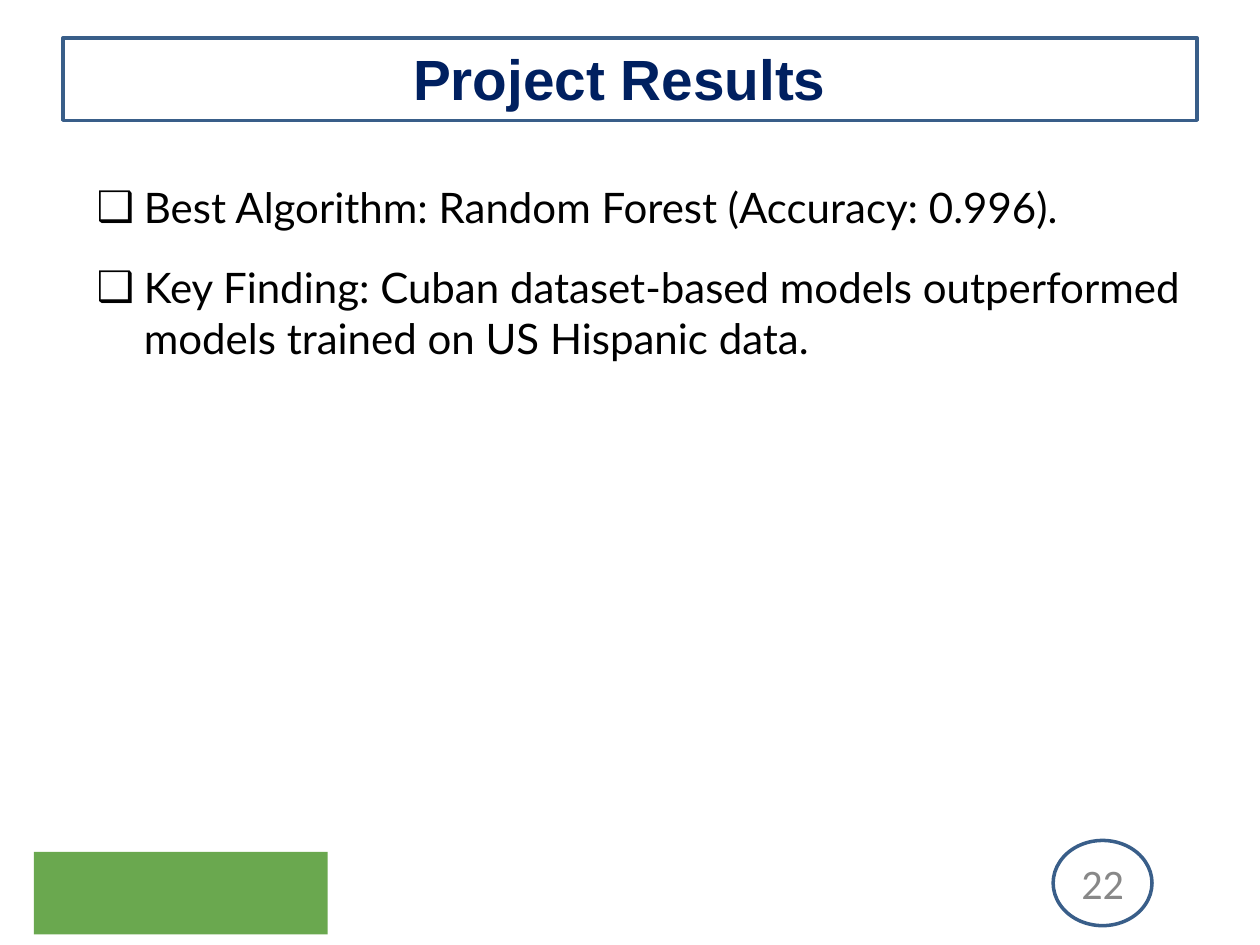
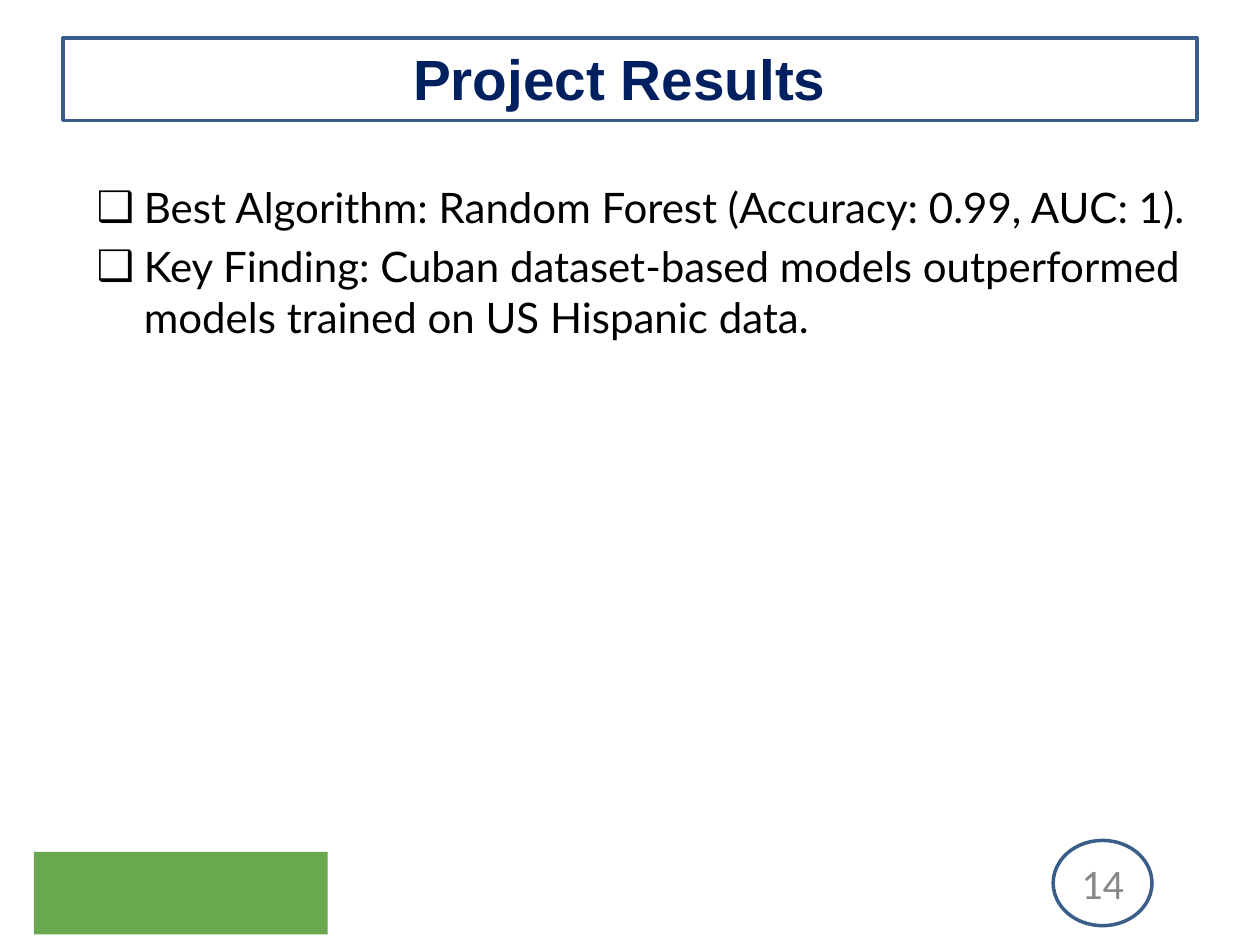
Before and after one commit to uginm102/MCSC-MUK, a slide deck: slide 14 of MCS7103-MachineLearning/Presentation.pptx (slide 22 before the commit). Drawn at 1260x945 pixels with LibreOffice and Linux fonts; fonts in the diff are those of the drawing; background and template pictures are left out. Boxes give left, top, right and bottom in pixels: in the first picture for what was removed or moved away, otherwise in the second. Text is boxed around its words. In the diff, an @@ line names an element or a change of style, - is before the commit and + after.

Commit message:
Added presentation.

```diff
--- a/MCS7103-MachineLearning/Presentation.pptx
+++ b/MCS7103-MachineLearning/Presentation.pptx
@@ text at (x1=144, y1=190, x2=1185, y2=231): text changed @@
-❑ Best Algorithm: Random Forest (Accuracy: 0.996).
+❑ Best Algorithm: Random Forest (Accuracy: 0.99, AUC: 1).
@@ text at (x1=144, y1=251, x2=1180, y2=341): less space between paragraphs @@
@@ page number at (x1=1081, y1=872, x2=1124, y2=899): text changed @@
-22
+14
```
Also in this commit, not shown: 9 other slides changed, 5 slides added, 10 slides removed.
